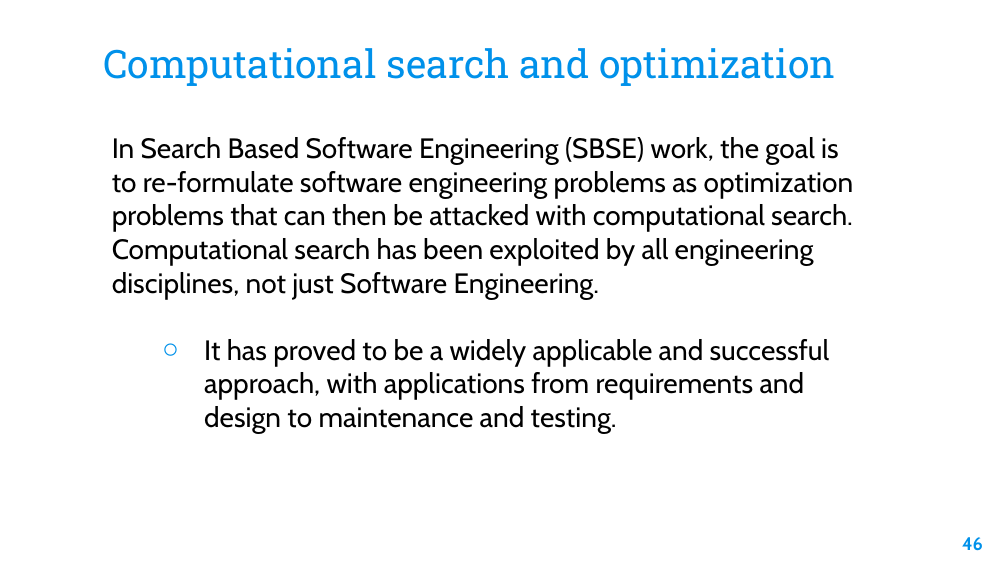
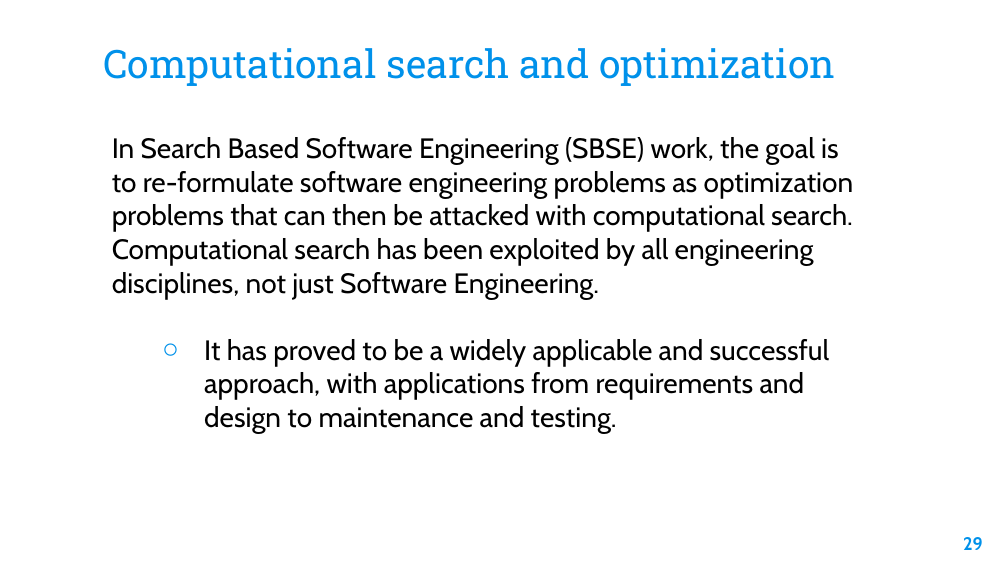
Before and after one commit to khoramian/TahDig_SoftwareEngineering, a slide deck: slide 46 of presentation.pptx. Drawn at 1008x567 pixels with LibreOffice and Linux fonts; fonts in the diff are those of the drawing; background and template pictures are left out. Boxes give left, top, right and bottom in pixels: in the first picture for what was removed or moved away, otherwise in the second. Text is boxed around its words. In the diff, an @@ line names an element or a change of style, - is before the commit and + after.

```diff
--- a/presentation.pptx
+++ b/presentation.pptx
@@ text at (x1=963, y1=537, x2=983, y2=550): text changed @@
-46
+29
```
Also in this commit, not shown: 47 other slides changed.
